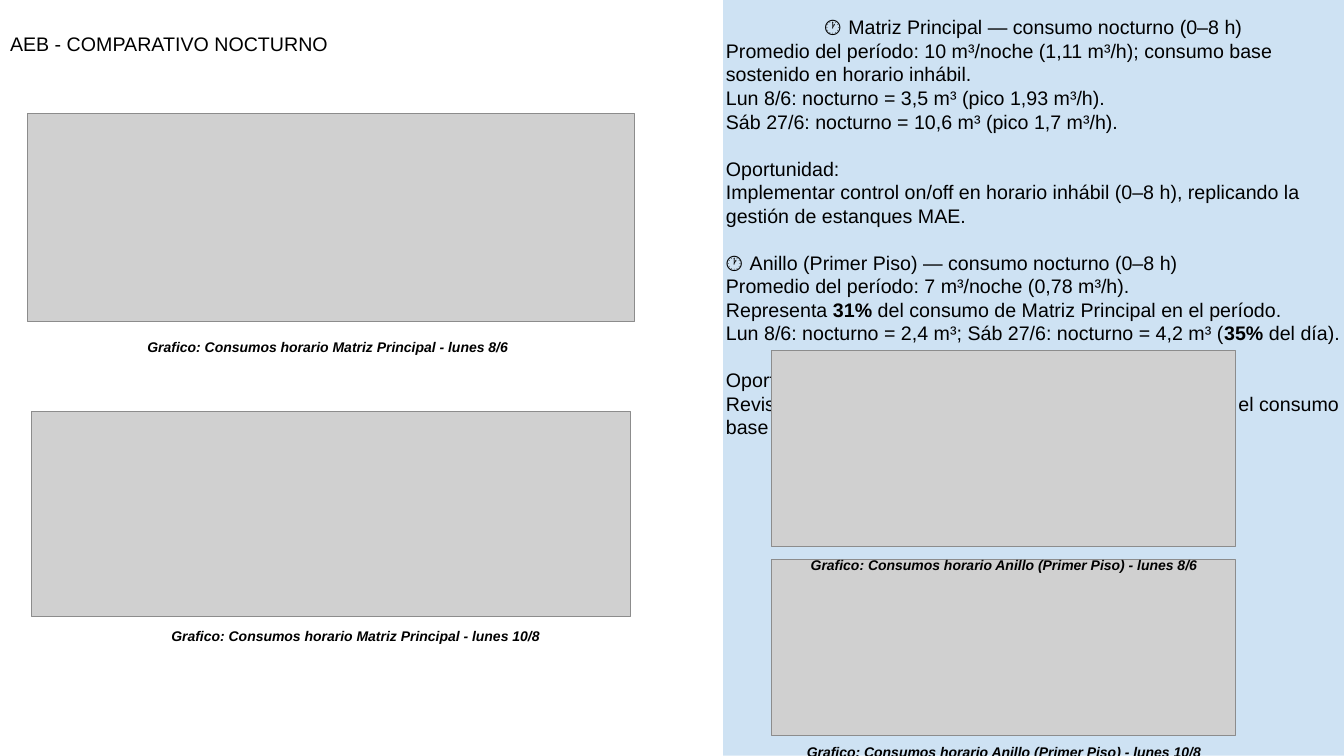
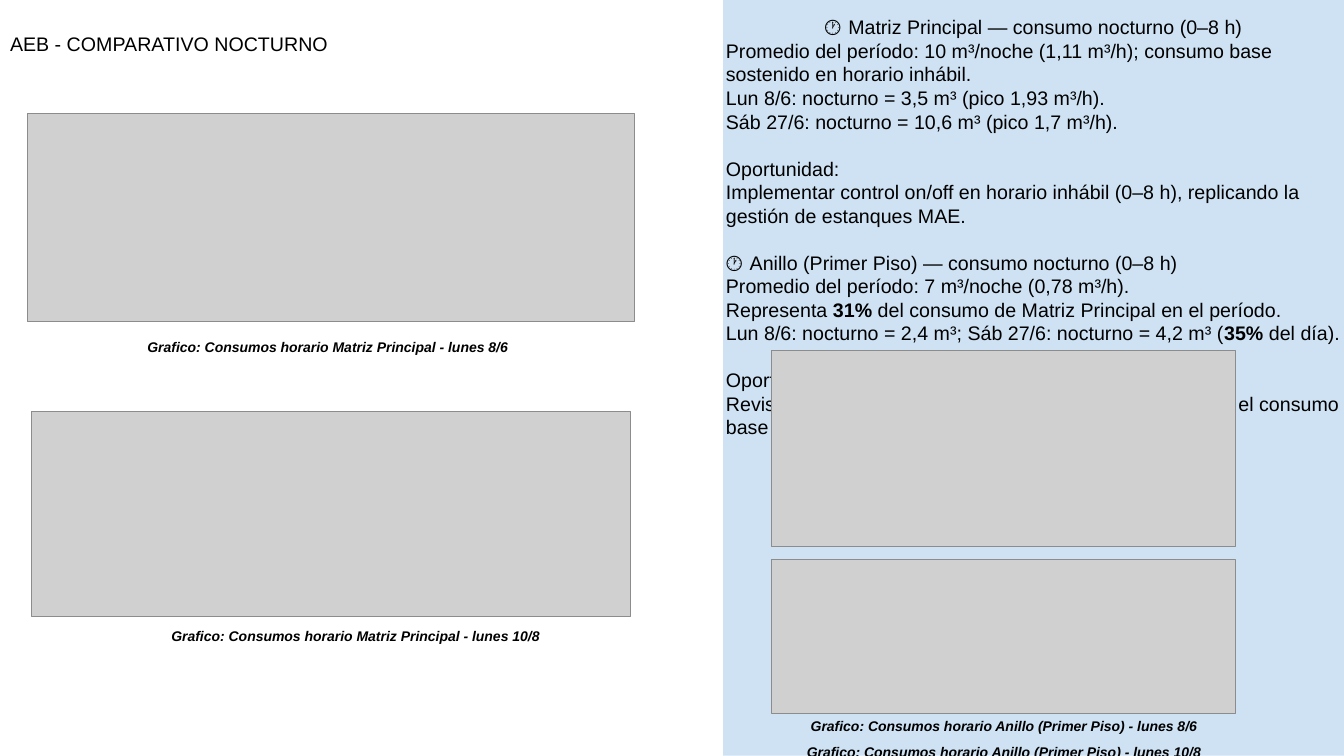
Before and after one commit to anibaloperacionesWes/wes-scripts, a slide deck: slide 20 of reports/Parque_Arauco/TMP_7MALLS/entrega_diego_anibal/Informe WES __ Parque Arauco 7 Malls (16.08.2026).pptx. Drawn at 1344x756 pixels with LibreOffice and Linux fonts; fonts in the diff are those of the drawing; grey boxes stand for pictures. Boxes give left, top, right and bottom in pixels: in the first picture for what was removed or moved away, otherwise in the second. Text is boxed around its words. In the diff, an @@ line names an element or a change of style, - is before the commit and + after.

```diff
--- a/reports/Parque_Arauco/TMP_7MALLS/entrega_diego_anibal/Informe WES __ Parque Arauco 7 Malls (16.08.2026).pptx
+++ b/reports/Parque_Arauco/TMP_7MALLS/entrega_diego_anibal/Informe WES __ Parque Arauco 7 Malls (16.08.2026).pptx
@@ picture resized from (x1=772, y1=560, x2=1236, y2=736) to (x1=772, y1=560, x2=1236, y2=713) @@
@@ text "Grafico: Consumos horario Anillo (Primer ..." moved from (x1=811, y1=559, x2=1196, y2=574) to (x1=811, y1=721, x2=1196, y2=734) @@
```
Also in this commit, not shown: 18 other slides changed, 4 other files.
